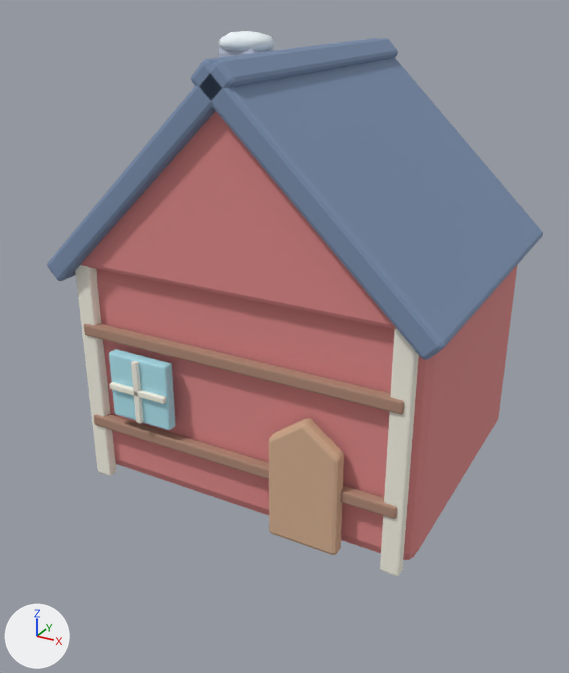
What one commit did to the glTF model assets/northern/northern_house_red.glb.
The view is the same before and after, from a 50 mm camera at (7.94, -15.64, 10.66) aimed at (0.09, -1.38, 3.53). Lighting does not change. The marker at lower left points along +X, +Y and +Z. The older version comes first. Vertices at exactly the same position are counted once.

Names of what the first picture shows: 'northern_house_red.001'.
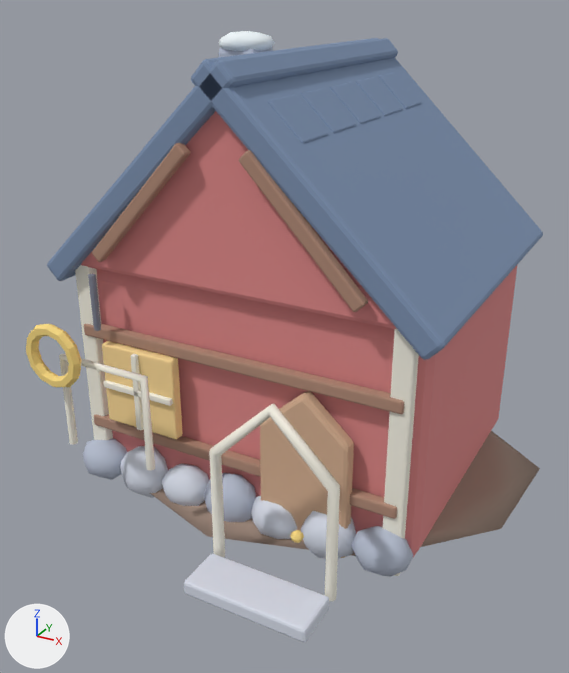
Boxes (x1, y1, x2, y2) around the edits, measured in the pictures (569 x 673 px; the box of a moved part takes in the faces that stretch with it):
'northern_house_red.001', reshaped (12% taller): before (47, 31, 543, 576); after (26, 31, 543, 642)
part 1 of me_back_gable_mesh_006, moved or reshaped: before (109, 382, 166, 404); after (103, 380, 173, 406)
part 2 of me_back_gable_mesh_006, moved or reshaped: before (131, 361, 144, 424); after (130, 354, 144, 430)
part 3 of me_back_gable_mesh_006, added (beige): after (92, 143, 191, 262)
part 4 of me_back_gable_mesh_006, rebuilt (25% wider, 22% taller): before (269, 418, 344, 555); after (260, 391, 354, 558)
part 5 of me_back_gable_mesh_006, rebuilt (21% wider, 21% taller): before (109, 349, 176, 430); after (102, 341, 183, 439)
part 6 of me_back_gable_mesh_006, added: after (26, 72, 540, 642)

The edits, one by one:
Material 'MRN_window_warm' (mat_mrn_window_warm) is new.
Its base color is (1.0, 0.72, 0.32) (beige #ffdd99).
Its roughness is 0.88.
Material 'MRN_leaf_gold' (mat_mrn_leaf_gold) is new.
Its base color is (0.78, 0.55, 0.22) (beige #e5c481).
Its roughness is 0.88.
Material 'MRN_gold' (mat_mrn_gold) is new.
Its base color is (0.94, 0.7, 0.22) (yellow #f8da81).
Its roughness is 0.88.
Material 'MRN_iron' (mat_mrn_iron) is new.
Its base color is (0.22, 0.24, 0.31) (grey #818697).
Its roughness is 0.88.
Material 'MRN_earth' (mat_mrn_earth) is new.
Its base color is (0.35, 0.25, 0.2) (beige #a0897c).
Its roughness is 0.88.
Material 'MRN_leaf_rose' (mat_mrn_leaf_rose) is new.
Its base color is (0.7, 0.32, 0.42) (pink #da99ad).
Its roughness is 0.88.
Material 'MRN_stone_light' (mat_mrn_stone_light) is new.
Its base color is (0.68, 0.72, 0.82) (white #d7ddea).
Its roughness is 0.88.
me_back_gable_mesh_006 is used by ob_northern_house_red_001; location (0.0, 3.39, 5.2).
me_back_gable_mesh_006 had 936 vertices, 1788 faces and spanned x -4.47..4.47, y -7.27..0.46, z -5.27..4.62.
me_back_gable_mesh_006 now has 3964 vertices, 7596 faces and spans x -5.54..5.55, y -9.52..1.19, z -5.36..4.62.
me_back_gable_mesh_006 part 1: the loose piece of 56 vertices spanning x -2.95..-1.47, y -7.27..-7.15, z -2.62..-2.48 is scaled about its middle by (1.23, 1, 1).
me_back_gable_mesh_006 part 2: the loose piece of 56 vertices spanning x -2.28..-2.14, y -7.27..-7.15, z -3.29..-1.81 is scaled about its middle by (1, 1, 1.23).
me_back_gable_mesh_006 part 3: the loose piece of 56 vertices spanning x -2.28..-2.14, y -7.27..-7.15, z -3.29..-1.81 is copied, and the copy is multiplied about its middle by the matrix ((1.472, 0.0, 1.567), (0.0, 1.833, 0.0), (-1.4, 0.0, 1.647)), then moved by (0.41, 0.0, 4.19), in mat_mrn_wood (beige #af8976); it spans x -3.04..-0.56, y -7.32..-7.1, z 0.34..2.93.
me_back_gable_mesh_006 part 4: the loose piece of 70 vertices spanning x 1.0..2.6, y -7.18..-6.84, z -5.15..-2.23 is rebuilt with 70 vertices and now spans x 0.8..2.8, y -7.18..-6.84, z -5.15..-1.64.
me_back_gable_mesh_006 part 5: the loose piece of 56 vertices spanning x -2.99..-1.44, y -7.17..-6.91, z -3.32..-1.77 is rebuilt with 56 vertices and now spans x -3.16..-1.26, y -7.17..-6.91, z -3.5..-1.6, in mat_mrn_window_warm (beige #ffdd99).
me_back_gable_mesh_006 part 6: 2692 vertices added at x -5.54..5.55, y -9.52..1.19, z -5.36..3.67.
Other edits to the shape of me_back_gable_mesh_006 do not show in these pictures.
me_back_gable_mesh_006 no longer uses material mat_mrn_glass (cyan #afe5f1).
me_back_gable_mesh_006 gains material mat_mrn_gold (yellow #f8da81).
me_back_gable_mesh_006 gains material mat_mrn_stone_light (white #d7ddea).
me_back_gable_mesh_006 gains material mat_mrn_earth (beige #a0897c).
me_back_gable_mesh_006 gains material mat_mrn_leaf_rose (pink #da99ad).
me_back_gable_mesh_006 gains material mat_mrn_leaf_gold (beige #e5c481).
me_back_gable_mesh_006 gains material mat_mrn_iron (grey #818697).
me_back_gable_mesh_006 gains material mat_mrn_window_warm (beige #ffdd99).
